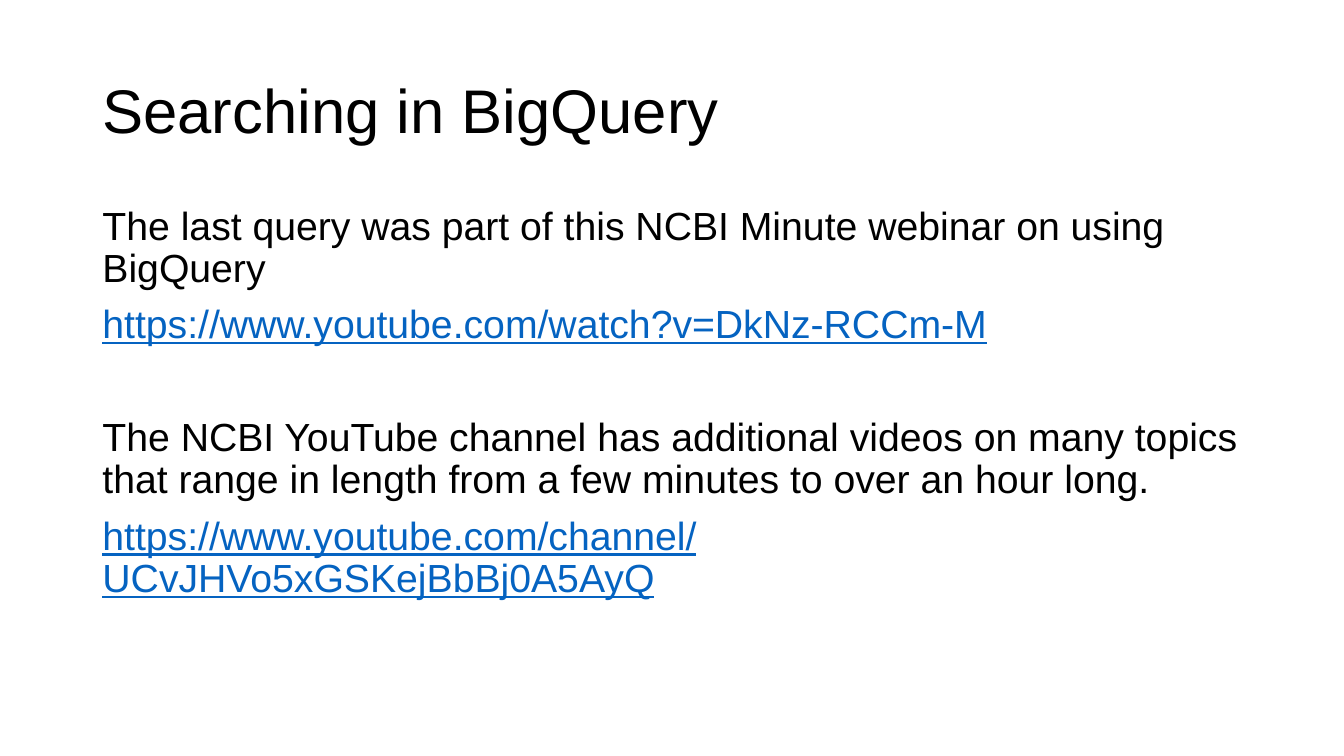
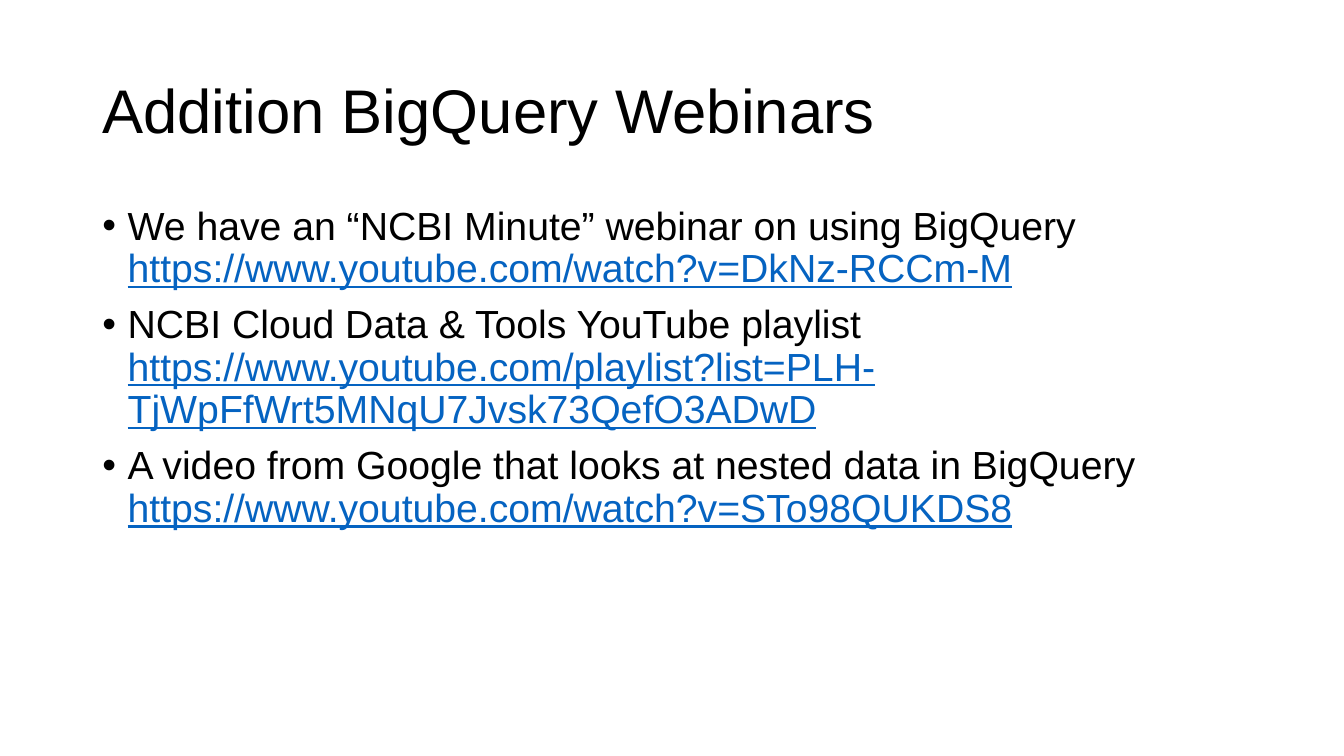
Before and after one commit to ncbi/ASHG-Workshop-2021, a slide deck: slide 14 of Interactive_ASHG.pptx (slide 20 before the commit). Drawn at 1344x756 pixels with LibreOffice and Linux fonts; fonts in the diff are those of the drawing; background and template pictures are left out. Boxes give left, top, right and bottom in pixels: in the first picture for what was removed or moved away, otherwise in the second. Text is boxed around its words. In the diff, an @@ line names an element or a change of style, - is before the commit and + after.

```diff
--- a/Interactive_ASHG.pptx
+++ b/Interactive_ASHG.pptx
@@ title at box(102, 88, 875, 145): text changed @@
-Searching in BigQuery
+Addition BigQuery Webinars
@@ text at box(128, 211, 1135, 530): text changed; text colour #000000 to #0563C1 @@
-The last query was part of this NCBI Minute webinar on using BigQuery
-https://www.youtube.com/watch?v=DkNz-RCCm-M
-The NCBI YouTube channel has additional videos on many topics that range in length from a few minutes to over an hour long.
-https://www.youtube.com/channel/UCvJHVo5xGSKejBbBj0A5AyQ
+• We have an “NCBI Minute” webinar on using BigQuery https://www.youtube.com/watch?v=DkNz-RCCm-M
+• NCBI Cloud Data & Tools YouTube playlist https://www.youtube.com/playlist?list=PLH-TjWpFfWrt5MNqU7Jvsk73QefO3ADwD
+• A video from Google that looks at nested data in BigQuery https://www.youtube.com/watch?v=STo98QUKDS8
```
Also in this commit, not shown: 7 other slides changed, 1 slide added, 9 slides removed.
